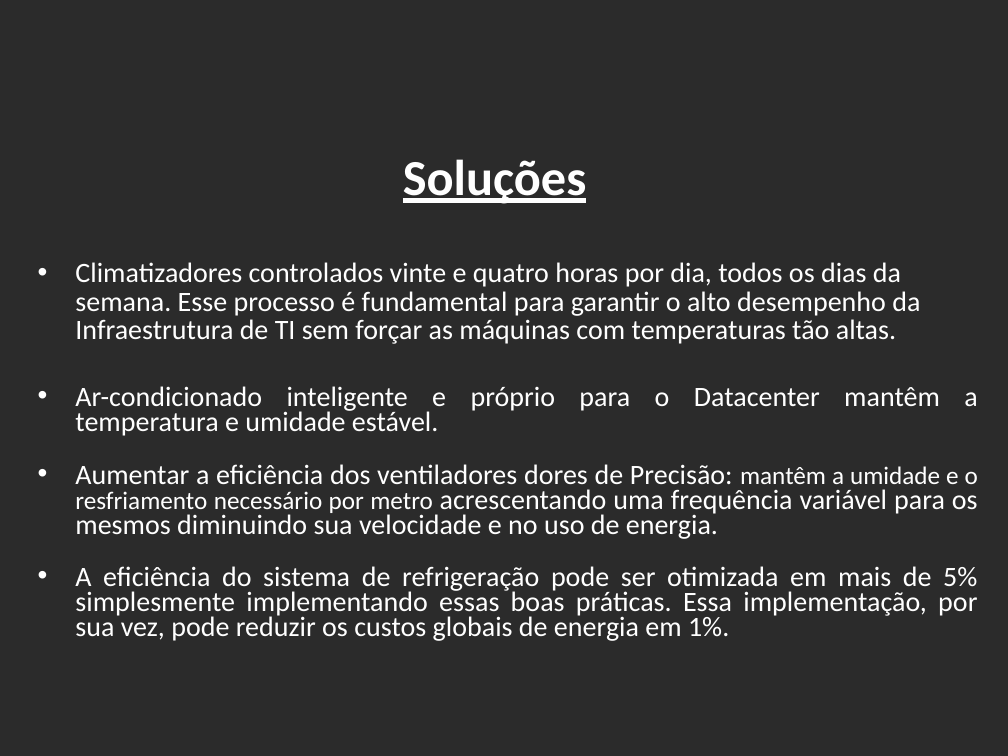
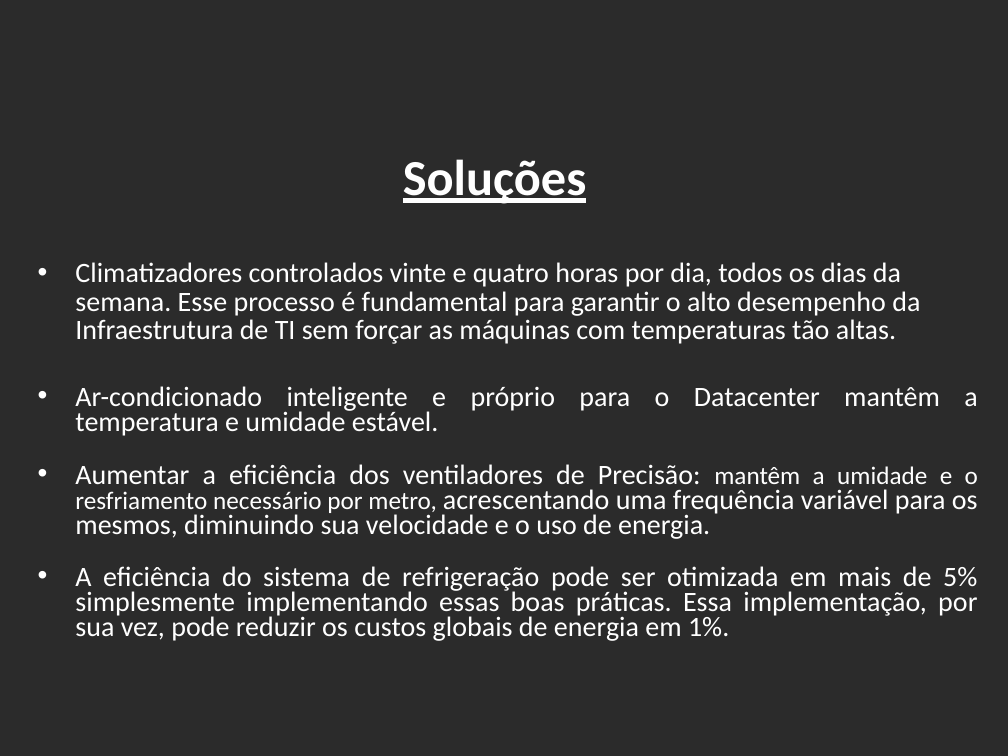
Before and after one commit to viniciushcano/PI-1o-semestre, a slide deck: slide 5 of ppt/DataCenter.pptx. Drawn at 1008x756 pixels with LibreOffice and Linux fonts; fonts in the diff are those of the drawing; background and template pictures are left out; a plain dark background stands for a picture behind light text. Boxes give left, top, right and bottom in pixels: in the first picture for what was removed or moved away, otherwise in the second. Text is boxed around its words. In the diff, an @@ line names an element or a change of style, - is before the commit and + after.

```diff
--- a/ppt/DataCenter.pptx
+++ b/ppt/DataCenter.pptx
@@ text at (75, 464, 978, 539): text changed @@
-• Aumentar a eficiência dos ventiladores dores de Precisão: mantêm a umidade e o resfriamento necessário por metro acrescentando uma frequência variável para os mesmos diminuindo sua velocidade e no uso de energia.
+• Aumentar a eficiência dos ventiladores de Precisão: mantêm a umidade e o resfriamento necessário por metro, acrescentando uma frequência variável para os mesmos, diminuindo sua velocidade e o uso de energia.
```
Also in this commit, not shown: 3 other slides changed, 5 other files.
